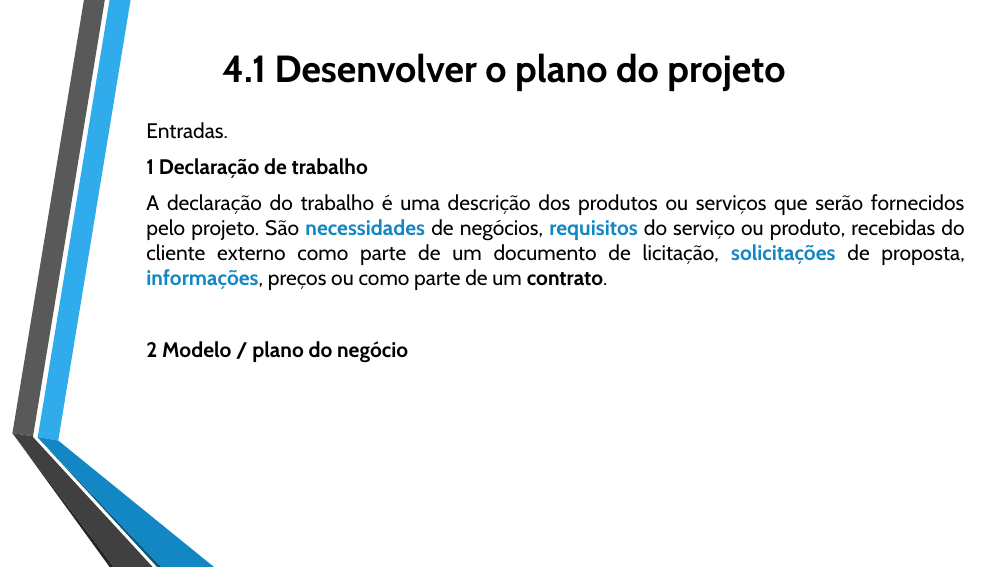
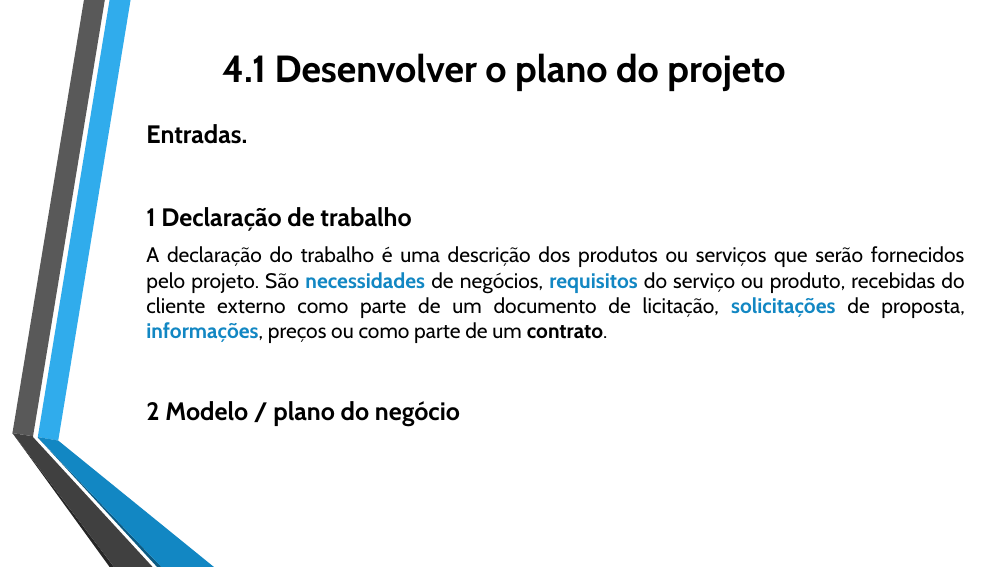
Before and after one commit to jharbes/ADMINISTRACAO-DE-REDES, a slide deck: slide 4 of RELATORIO PROVA P2/relatorio-pmbok-capitulo4-jharbes.pptx. Drawn at 1008x567 pixels with LibreOffice and Linux fonts; fonts in the diff are those of the drawing. Boxes give left, top, right and bottom in pixels: in the first picture for what was removed or moved away, otherwise in the second. Text is boxed around its words. In the diff, an @@ line names an element or a change of style, - is before the commit and + after.

```diff
--- a/RELATORIO PROVA P2/relatorio-pmbok-capitulo4-jharbes.pptx
+++ b/RELATORIO PROVA P2/relatorio-pmbok-capitulo4-jharbes.pptx
@@ text at box(146, 124, 460, 426): size 20 to 24 pt in "Entradas.", "1 Declaração de trabalho", "2 Modelo / plano do negócio"; bold on in "Entradas." @@
```
Also in this commit, not shown: 7 other slides changed.
